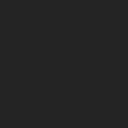
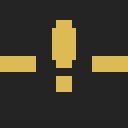
Revision of a layered 128×128 image; what changed, layer by layer:
added layer "error" in group "routine" over [0, 20, 128, 92]
hid group "riew" (6 layers) over [0, 20, 128, 92]
